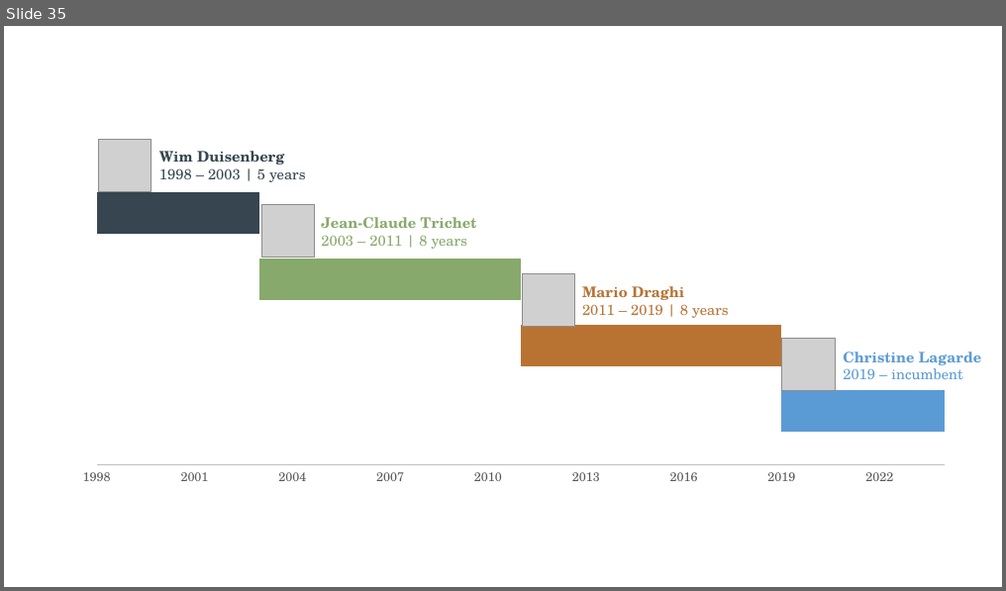
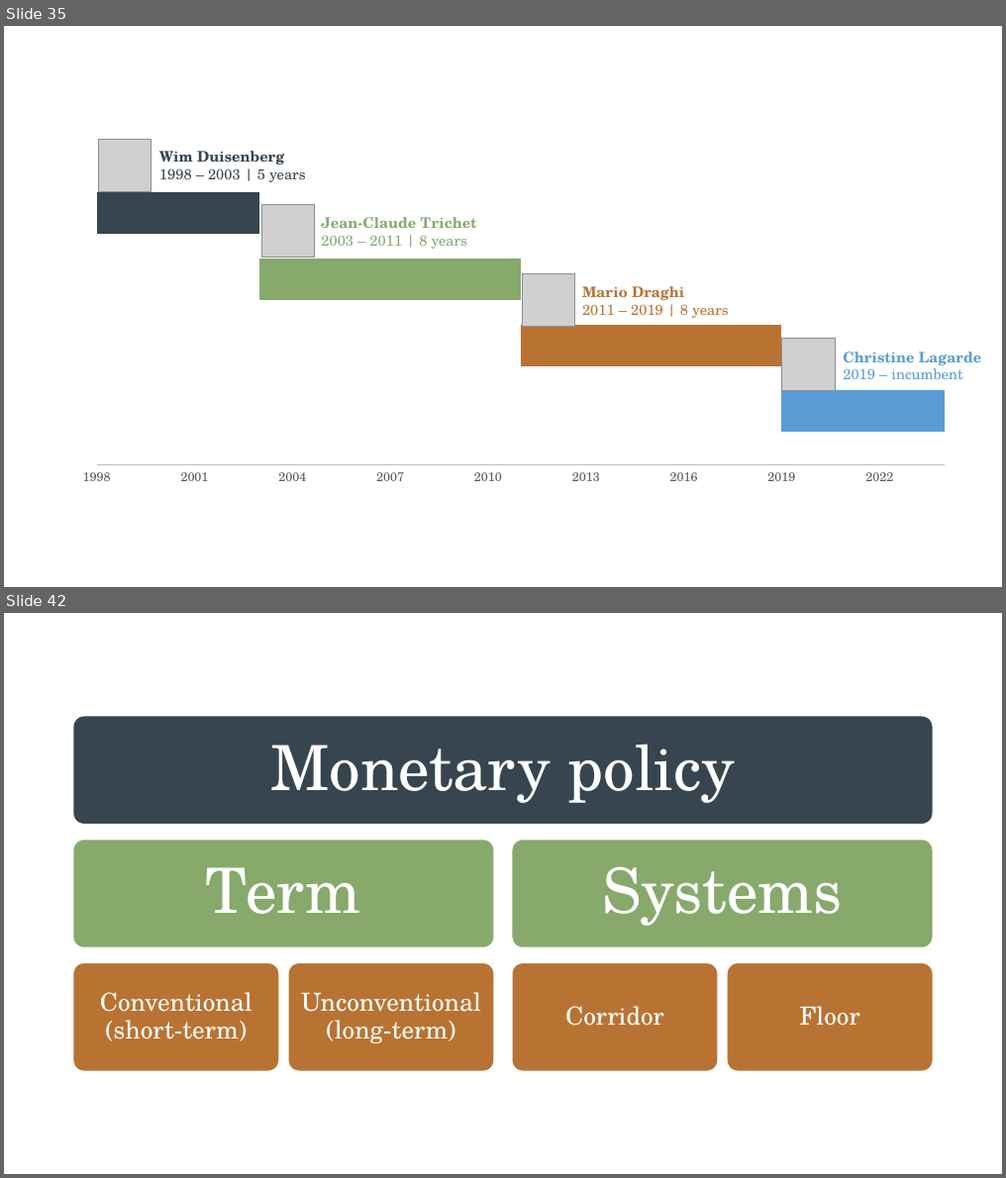
Before and after one commit to ncachanosky/ECON-3320-online, a slide deck: figures/figures.pptx. Shown one above the other, each under a label of ours: slide 35 before the commit, slides 35 and 42 after it; the slides between them are not shown. The pictures are 1006x591 and 1006x1178 pixels, drawn with LibreOffice and Linux fonts; fonts in the diff are those of the drawing; grey boxes stand for pictures. Boxes give left, top, right and bottom in pixels: in the first picture for what was removed or moved away, otherwise in the second. Text is boxed around its words. In the diff, an @@ line names an element or a change of style, - is before the commit and + after.

```diff
--- a/figures/figures.pptx
+++ b/figures/figures.pptx
@@ slide 42 added at [4,613,1002,1174], background #FFFFFF @@
@@ group added at [73,716,934,1071]: 7 rounded rectangles, 7 texts @@
+Monetary policy
+Term
+Conventional (short-term)
+Unconventional (long-term)
+Systems
+Corridor
+Floor
```
Also in this commit, not shown: 5 slides changed, 18 other slides added, 32 other files.
